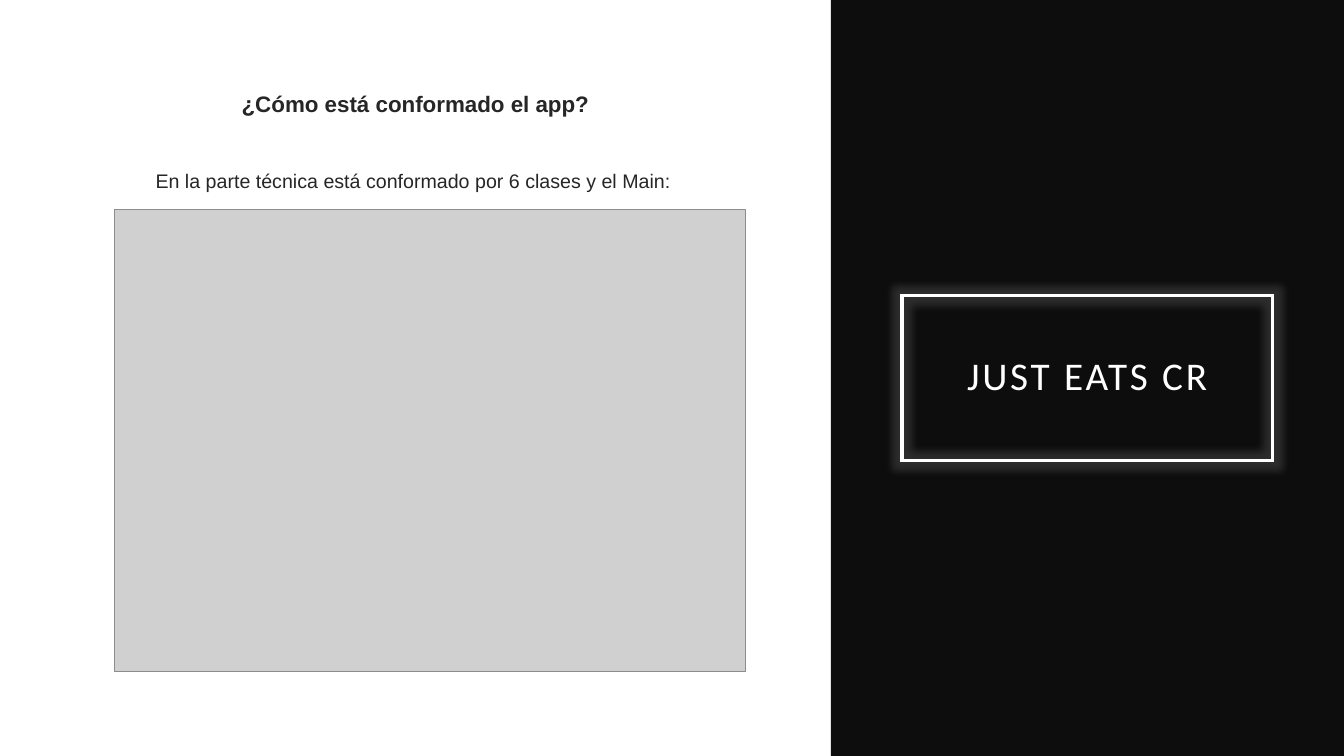
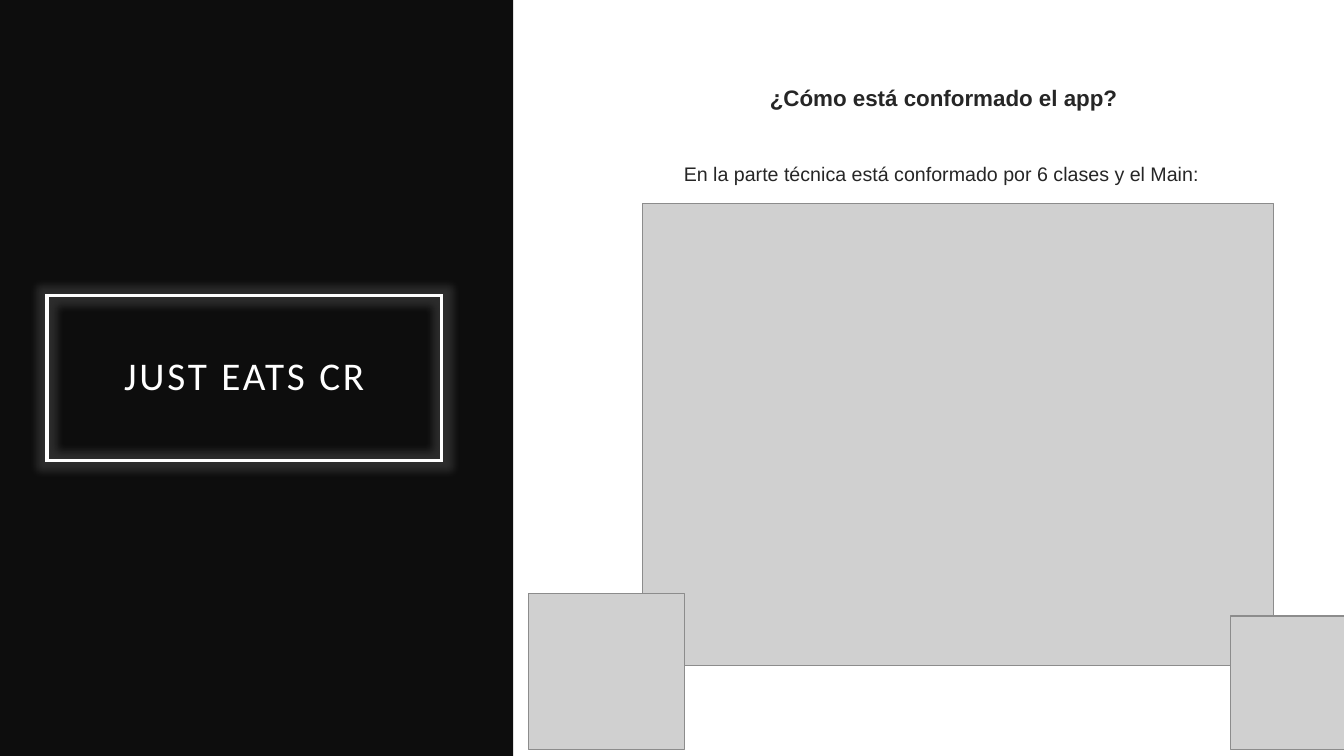
Before and after one commit to Brandruiz7/JustEatsCR, a slide deck: slide 7 of Material Complementario/Just Eats CR.pptx (slide 8 before the commit). Drawn at 1344x756 pixels with LibreOffice and Linux fonts; fonts in the diff are those of the drawing; grey boxes stand for pictures. Boxes give left, top, right and bottom in pixels: in the first picture for what was removed or moved away, otherwise in the second. Text is boxed around its words. In the diff, an @@ line names an element or a change of style, - is before the commit and + after.

```diff
--- a/Material Complementario/Just Eats CR.pptx
+++ b/Material Complementario/Just Eats CR.pptx
@@ rectangle: place and size @@
-rectangle at (831,0,1344,756)
+rectangle at (0,0,513,756)
@@ text "¿Cómo está conformado el app?": place and size @@
-text "¿Cómo está conformado el app?" at (156,95,670,192)
+text "¿Cómo está conformado el app?" at (684,89,1198,185)
@@ picture: place and size @@
-picture at (114,210,745,671)
+picture at (642,204,1273,665)
@@ title "JUST EATS CR": place and size @@
-title "JUST EATS CR" at (902,295,1273,461)
+title "JUST EATS CR" at (47,295,443,461)
@@ picture added at (528,594,685,750) @@
@@ picture added at (1230,616,1344,749) @@
```
Also in this commit, not shown: 3 other slides changed, 1 slide removed, 3 other files.
